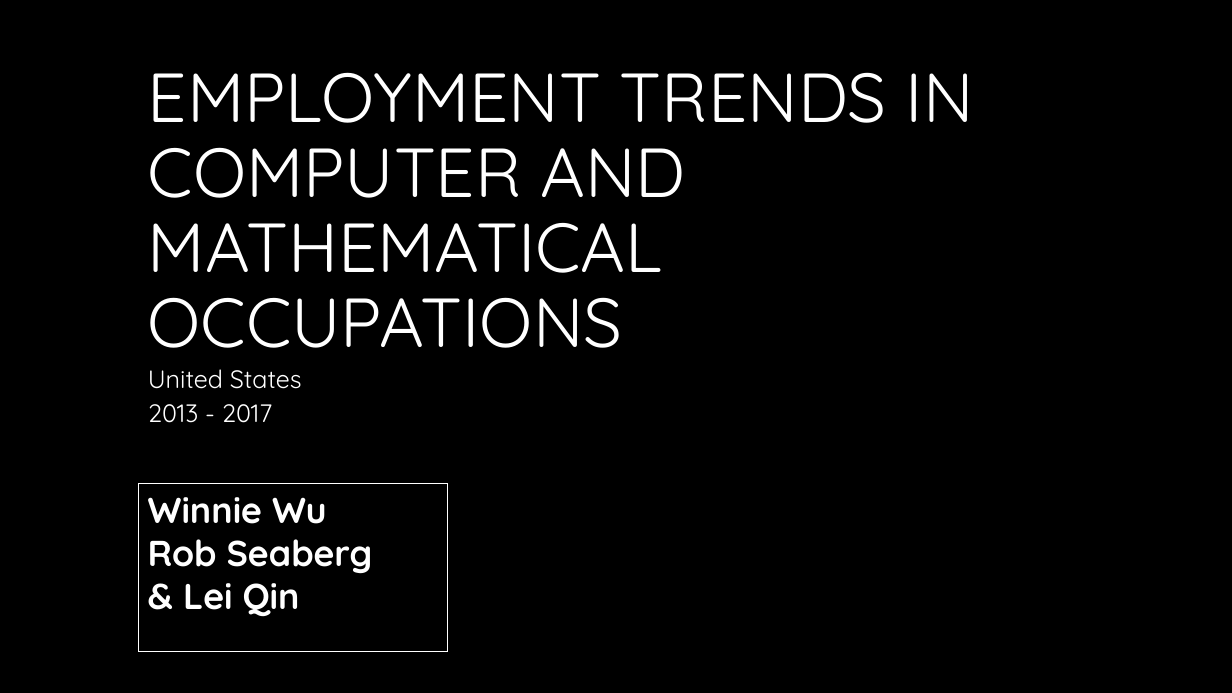
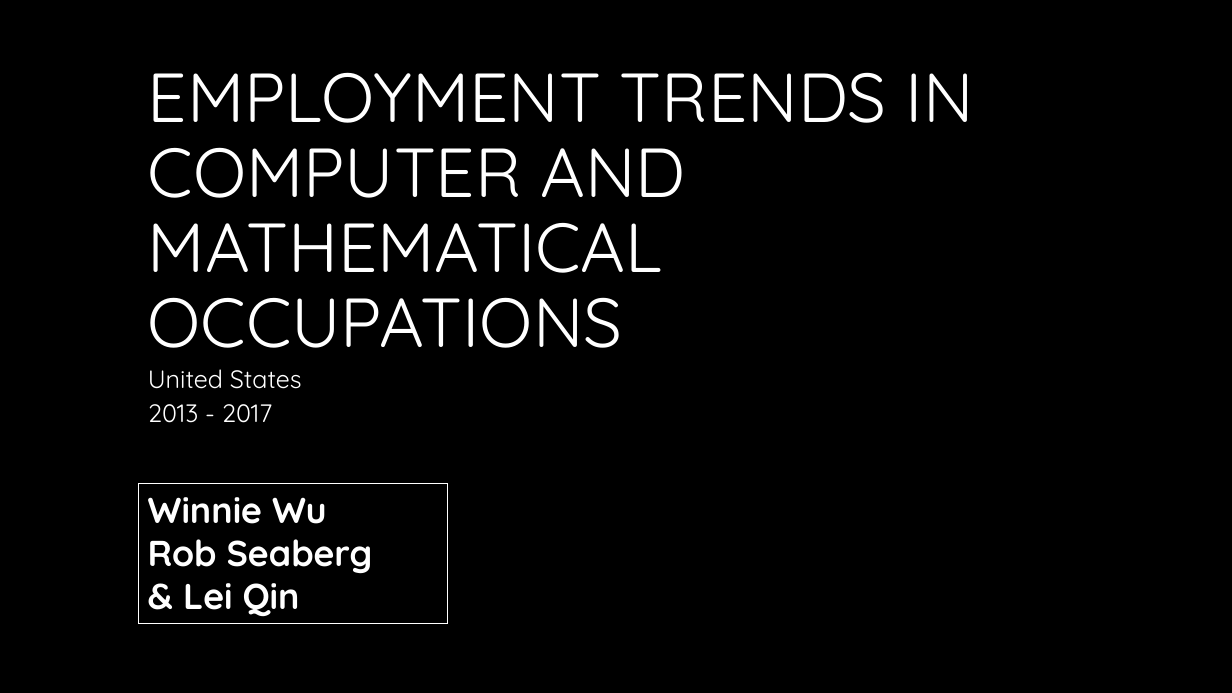
Before and after one commit to WCW789/Project1, a slide deck: slide 1 of Group_5_Presentation.pptx. Drawn at 1232x693 pixels with LibreOffice and Linux fonts; fonts in the diff are those of the drawing; background and template pictures are left out. Boxes give left, top, right and bottom in pixels: in the first picture for what was removed or moved away, otherwise in the second. Text is boxed around its words. In the diff, an @@ line names an element or a change of style, - is before the commit and + after.

```diff
--- a/Group_5_Presentation.pptx
+++ b/Group_5_Presentation.pptx
@@ rectangle "Winnie Wu": place and size @@
-rectangle "Winnie Wu" at (139,483,447,652)
+rectangle "Winnie Wu" at (139,483,447,623)
```
Also in this commit, not shown: 7 other slides changed.
